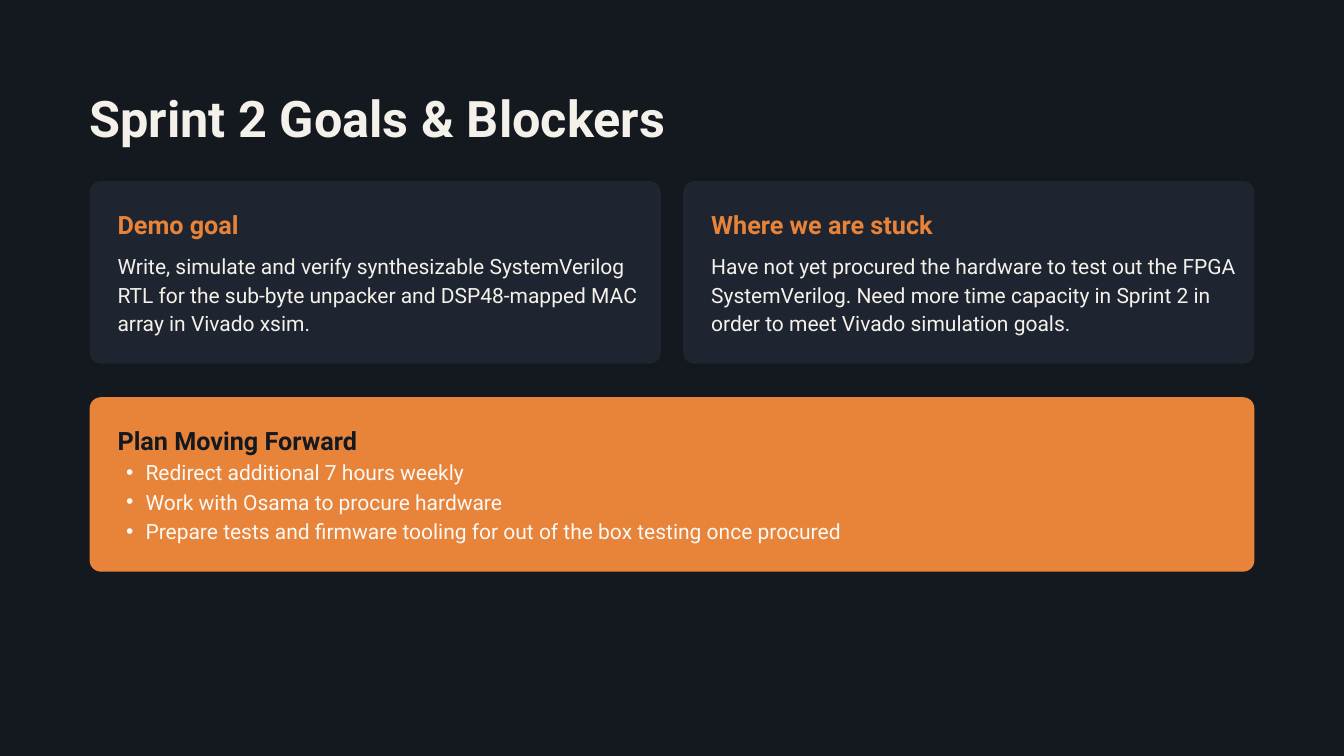
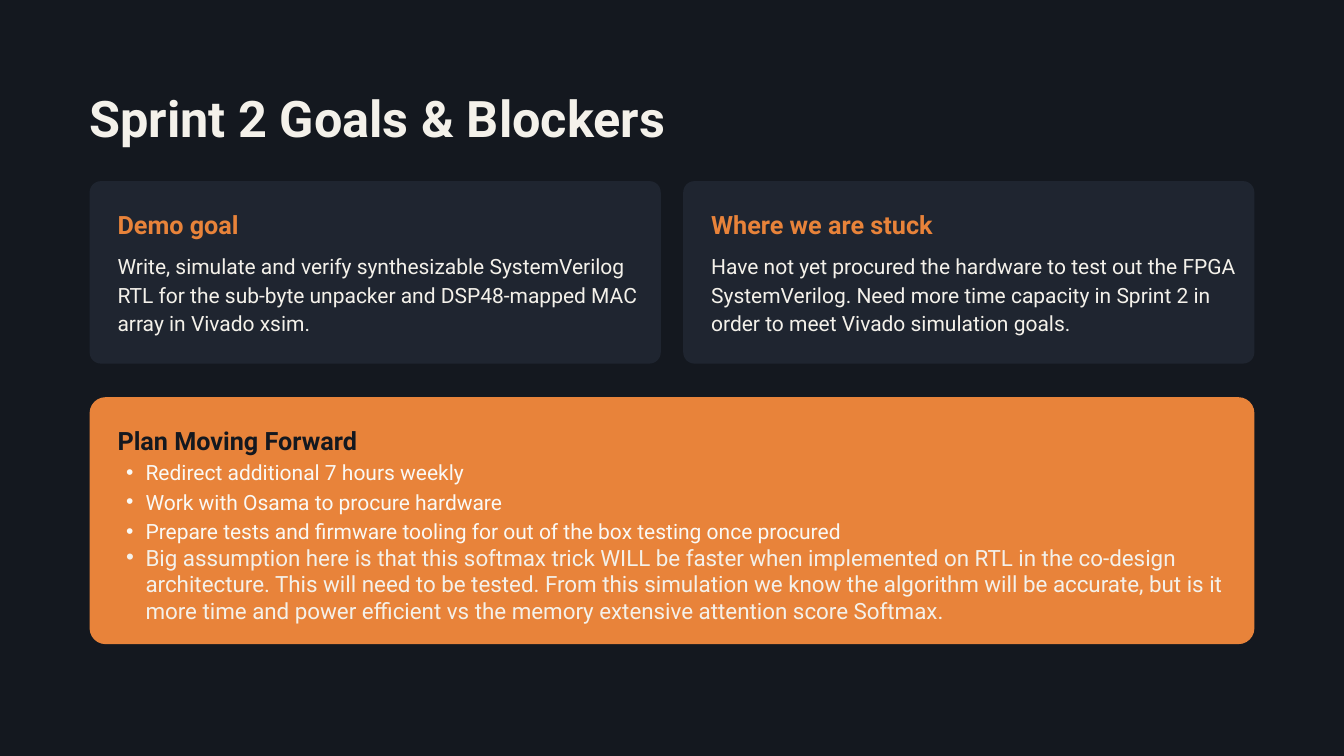
Before and after one commit to DomMurphy-git/ViTAl-Hardware, a slide deck: slide 7 of Sprint1_Presentation.pptx. Drawn at 1344x756 pixels with LibreOffice and Linux fonts; fonts in the diff are those of the drawing. Boxes give left, top, right and bottom in pixels: in the first picture for what was removed or moved away, otherwise in the second. Text is boxed around its words. In the diff, an @@ line names an element or a change of style, - is before the commit and + after.

```diff
--- a/Sprint1_Presentation.pptx
+++ b/Sprint1_Presentation.pptx
@@ rounded rectangle: place and size @@
-rounded rectangle at (90, 397, 1255, 572)
+rounded rectangle at (90, 397, 1255, 644)
@@ text at (146, 549, 1222, 624): paragraph added @@
+• Big assumption here is that this softmax trick WILL be faster when implemented on RTL in the co-design architecture. This will need to be tested. From this simulation we know the algorithm will be accurate, but is it more time and power efficient vs the memory extensive attention score Softmax.
```
Also in this commit, not shown: 2 other slides changed.
